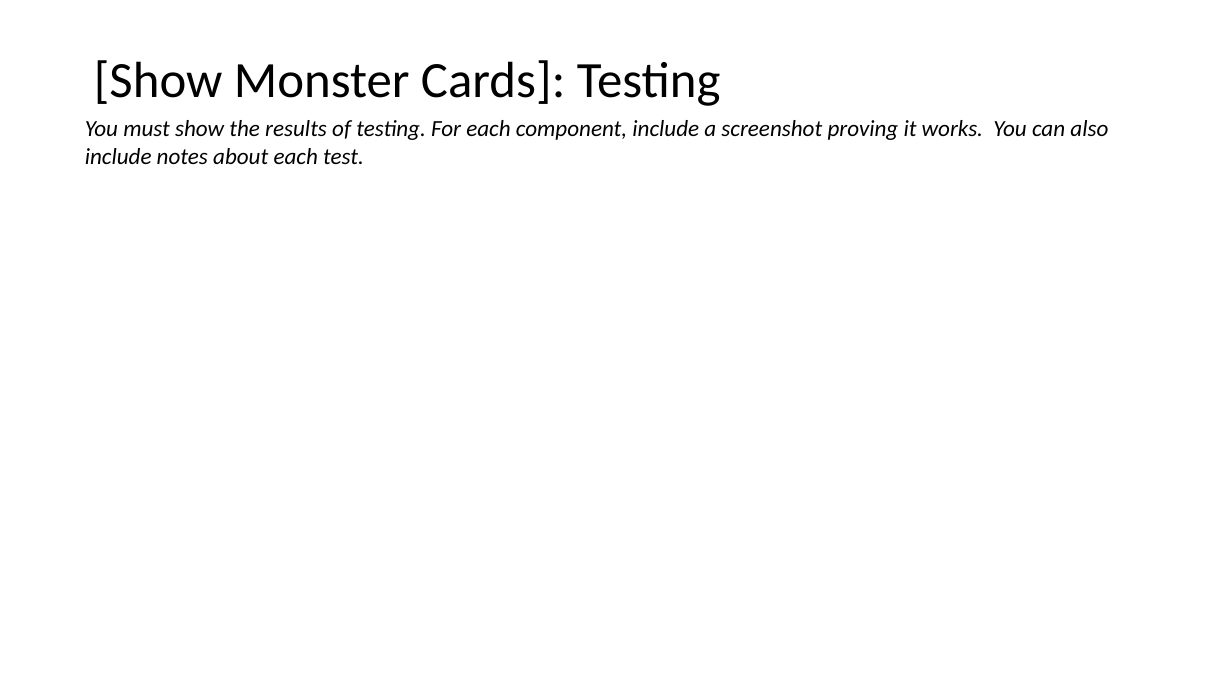
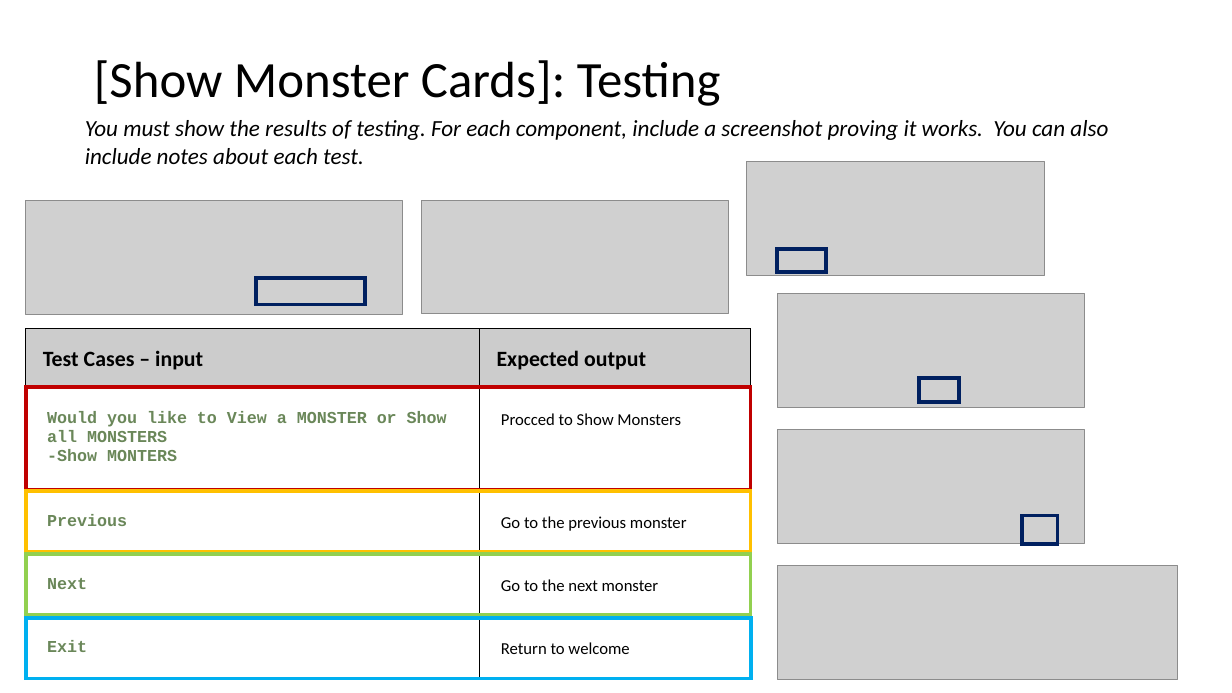
Before and after one commit to peter123321123321/Monster-Cards-Internal, a slide deck: slide 24 of 2.7 and 2.8 Documentation Template.pptx. Drawn at 1232x693 pixels with LibreOffice and Linux fonts; fonts in the diff are those of the drawing; grey boxes stand for pictures. Boxes give left, top, right and bottom in pixels: in the first picture for what was removed or moved away, otherwise in the second. Text is boxed around its words. In the diff, an @@ line names an element or a change of style, - is before the commit and + after.

```diff
--- a/2.7 and 2.8 Documentation Template.pptx
+++ b/2.7 and 2.8 Documentation Template.pptx
@@ picture added at box(747, 162, 1044, 275) @@
@@ picture added at box(26, 201, 403, 314) @@
@@ picture added at box(421, 201, 728, 314) @@
@@ rectangle added at box(777, 250, 825, 272), outline #002060 3 pt @@
@@ rectangle added at box(256, 278, 365, 304), outline #002060 3 pt @@
@@ picture added at box(777, 294, 1084, 408) @@
@@ table added at box(26, 329, 750, 680), 5 rows, 2 columns @@
+Test Cases – input | Expected output
+Would you like to View a MONSTER or Show all MONSTERS / -Show MONTERS | Procced to Show Monsters
+Previous | Go to the previous monster
+Next | Go to the next monster
+Exit | Return to welcome
@@ rectangle added at box(26, 387, 750, 490), outline #C00000 3 pt @@
@@ rectangle added at box(920, 378, 959, 402), outline #002060 3 pt @@
@@ picture added at box(777, 430, 1084, 544) @@
@@ rectangle added at box(26, 492, 750, 553), outline #FFC000 3 pt @@
@@ rectangle added at box(1022, 516, 1057, 544), outline #002060 3 pt @@
@@ rectangle added at box(26, 555, 750, 616), outline #92D050 3 pt @@
@@ picture added at box(777, 566, 1177, 679) @@
@@ rectangle added at box(26, 618, 750, 679), outline #00B0F0 3 pt @@
```
Also in this commit, not shown: 9 other slides changed, 2 slides added, 1 slide removed, 5 other files.
